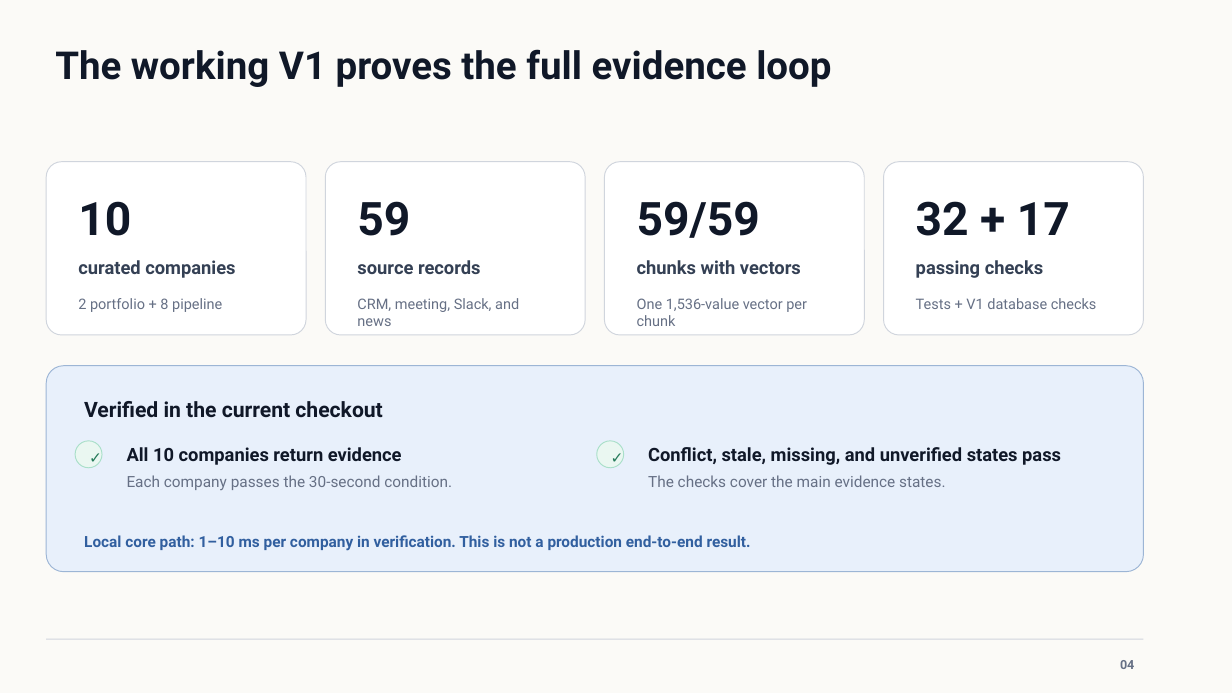
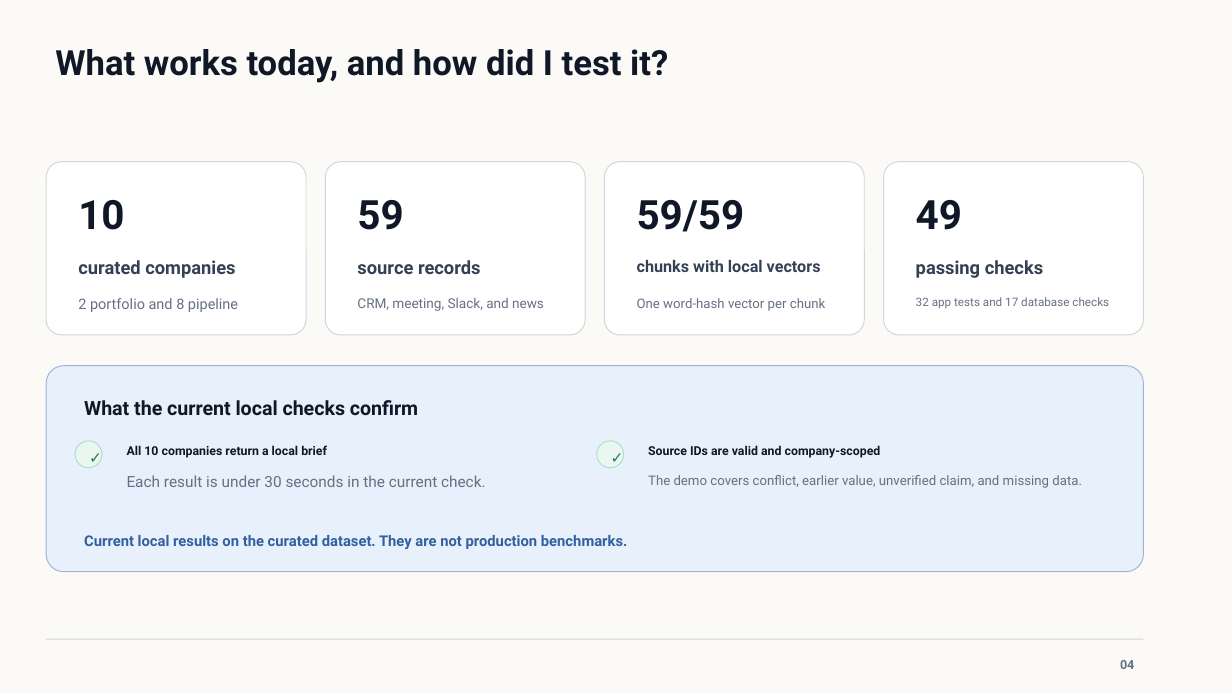
Before and after one commit to osuthorpe/LENS-POC, a slide deck: slide 4 of docs/AVIC-Portfolio-Intelligence-Brief.pptx. Drawn at 1232x693 pixels with LibreOffice and Linux fonts; fonts in the diff are those of the drawing. Boxes give left, top, right and bottom in pixels: in the first picture for what was removed or moved away, otherwise in the second. Text is boxed around its words. In the diff, an @@ line names an element or a change of style, - is before the commit and + after.

```diff
--- a/docs/AVIC-Portfolio-Intelligence-Brief.pptx
+++ b/docs/AVIC-Portfolio-Intelligence-Brief.pptx
@@ text at box(55, 49, 668, 83): text changed; size 30 to 27 pt @@
-The working V1 proves the full evidence loop
+What works today, and how did I test it?
@@ size 36 to 31.5 pt in 3 elements at box(78, 200, 124, 230), box(357, 200, 403, 230), box(637, 200, 745, 232) @@
@@ text at box(916, 200, 962, 230): text changed; size 36 to 31.5 pt @@
-32 + 17
+49
@@ text at box(637, 260, 821, 272): text changed; size 14.2 to 12.5 pt @@
-chunks with vectors
+chunks with local vectors
@@ text at box(78, 298, 238, 312): text changed @@
-2 portfolio + 8 pipeline
+2 portfolio and 8 pipeline
@@ text "CRM, meeting, Slack, and news" at box(357, 298, 544, 311): size 11.2 to 10.6 pt @@
@@ text at box(637, 298, 825, 311): text changed; size 11.2 to 10.3 pt @@
-One 1,536-value vector per chunk
+One word-hash vector per chunk
@@ text at box(916, 297, 1109, 309): text changed; size 11.2 to 9.1 pt @@
-Tests + V1 database checks
+32 app tests and 17 database checks
@@ text at box(84, 400, 418, 415): text changed; size 16.5 to 15.2 pt @@
-Verified in the current checkout
+What the current local checks confirm
@@ text at box(127, 445, 327, 458): text changed; size 14.2 to 9.6 pt @@
-All 10 companies return evidence
+All 10 companies return a local brief
@@ text at box(648, 445, 881, 458): text changed; size 14.2 to 9.6 pt @@
-Conflict, stale, missing, and unverified states pass
+Source IDs are valid and company-scoped
@@ text at box(127, 475, 486, 487): text changed @@
-Each company passes the 30-second condition.
+Each result is under 30 seconds in the current check.
@@ text at box(648, 475, 1082, 488): text changed; size 12 to 10.3 pt @@
-The checks cover the main evidence states.
+The demo covers conflict, earlier value, unverified claim, and missing data.
@@ text at box(84, 535, 628, 549): text changed; size 12 to 11.5 pt @@
-Local core path: 1–10 ms per company in verification. This is not a production end-to-end result.
+Current local results on the curated dataset. They are not production benchmarks.
```
Also in this commit, not shown: 10 other slides changed, 1 slide added, 1 slide removed.
